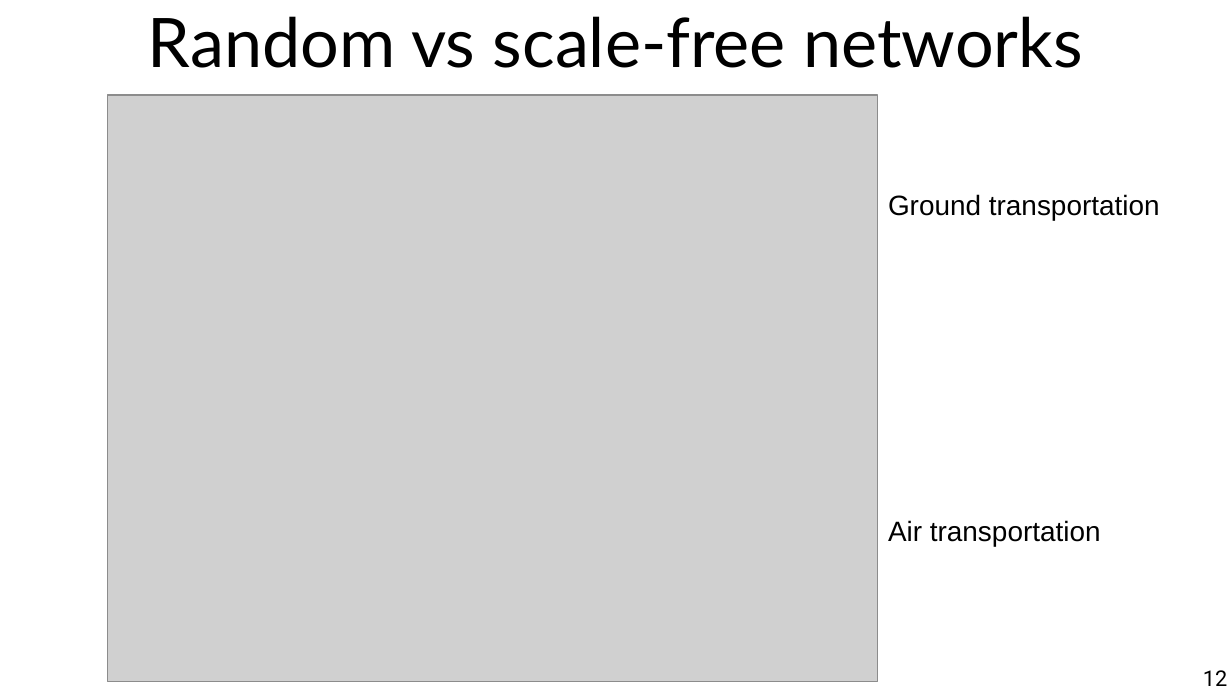
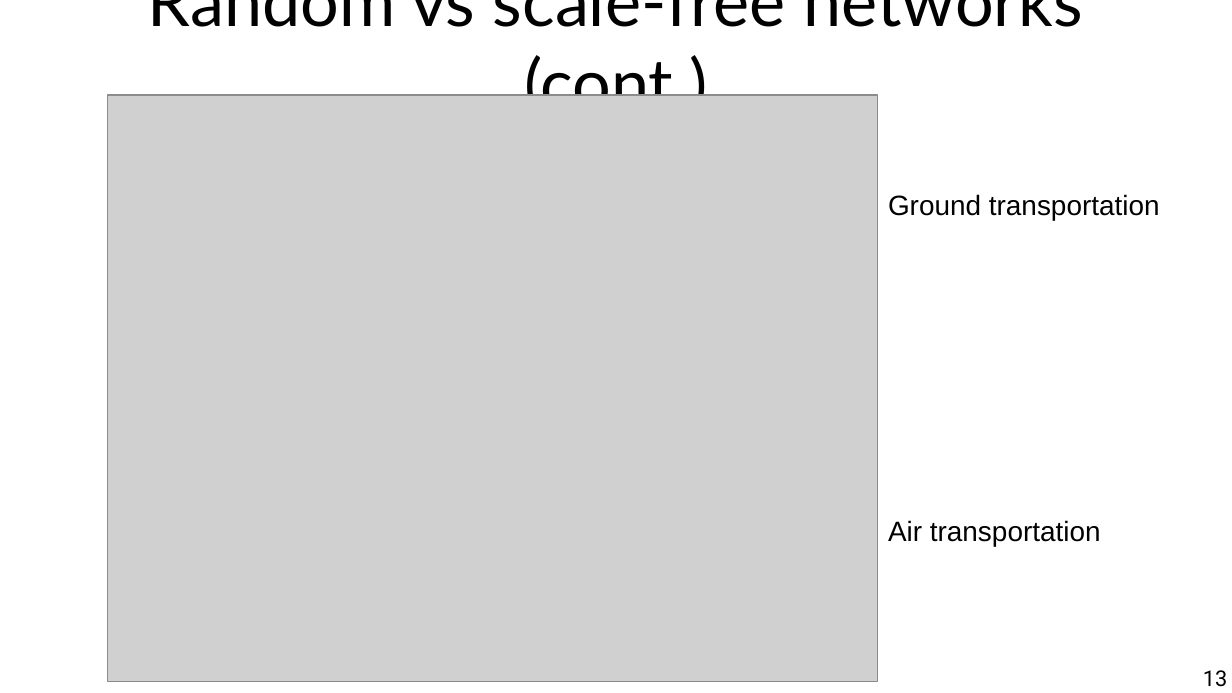
Before and after one commit to chatox/networks-science-course, a slide deck: slide 13 of theory/odp/tt13-scale_free_networks.odp (slide 12 before the commit). Drawn at 1232x693 pixels with LibreOffice and Linux fonts; fonts in the diff are those of the drawing; grey boxes stand for pictures. Boxes give left, top, right and bottom in pixels: in the first picture for what was removed or moved away, otherwise in the second. Text is boxed around its words. In the diff, an @@ line names an element or a change of style, - is before the commit and + after.

```diff
--- a/theory/odp/tt13-scale_free_networks.odp
+++ b/theory/odp/tt13-scale_free_networks.odp
@@ title at (x1=148, y1=0, x2=1083, y2=96): text changed @@
-Random vs scale-free networks
+Random vs scale-free networks (cont.)
@@ page number at (x1=1203, y1=670, x2=1227, y2=687): text changed @@
-12
+13
```
Also in this commit, not shown: 5 other slides changed, 1 other file.
